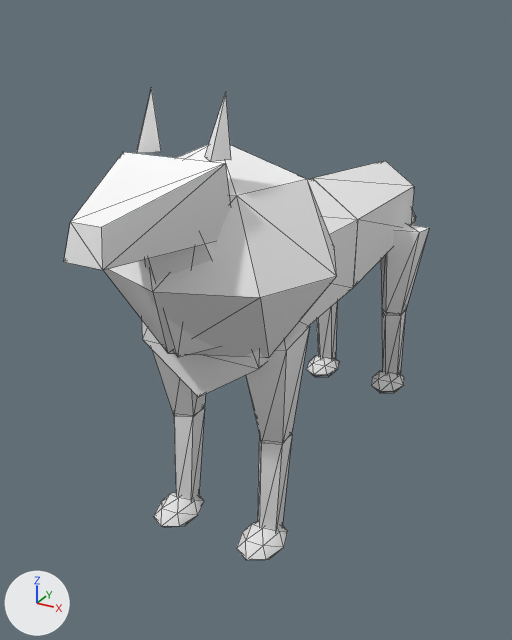
The glTF model client/public/assets/models/alpha_wolf.glb as it was, and as the next commit left it.
Before and after are seen from a 50 mm lens placed at (1.22, -2.71, 1.95), pointed at (-0.16, -0.19, 0.69). The lights are fixed; the arrows at lower left show +X, +Y and +Z. The picture after the commit comes second. Mesh edges are drawn as thin lines. Vertices at exactly the same position are counted once.

In view in the first picture: 'alpha_wolf'.
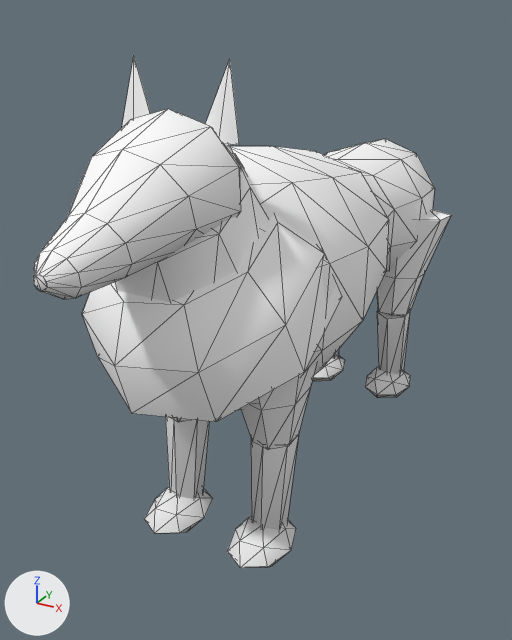
What changed in the scene script:
```text
Change me_alpha_wolf:
    remove me_alpha_wolf.from_pydata(...)  # 246 vertices, 414 faces; spans x -0.43..0.43, y -1.4..1.57, z 0.01..1.73
    add me_alpha_wolf.from_pydata(...)  # 453 vertices, 826 faces; spans x -0.43..0.4, y -1.56..1.57, z -0.01..1.82
    me_alpha_wolf part 1: the loose piece of 20 vertices spanning x 0.1..0.29, y -0.91..-0.65, z 0.01..0.11 is scaled about its middle by 1.35
    me_alpha_wolf part 2: the loose piece of 20 vertices spanning x 0.1..0.29, y 0.55..0.81, z 0.01..0.11 is scaled about its middle by 1.35
    me_alpha_wolf part 3: the loose piece of 20 vertices spanning x -0.29..-0.1, y -0.91..-0.65, z 0.01..0.11 is scaled about its middle by 1.35
    me_alpha_wolf part 4: the loose piece of 20 vertices spanning x -0.29..-0.1, y 0.55..0.81, z 0.01..0.11 is scaled about its middle by 1.35
    me_alpha_wolf part 5: the loose piece of 20 vertices spanning x -0.43..0.43, y -1.12..-0.34, z 0.78..1.56 is rebuilt with 27 vertices and now spans x -0.43..0.4, y -1.24..-0.34, z 0.76..1.44
    me_alpha_wolf part 6: the loose piece of 12 vertices spanning x -0.21..0.21, y -0.01..0.94, z 0.7..1.29 is rebuilt with 50 vertices and now spans x -0.33..0.33, y -0.07..1.08, z 0.68..1.4
    me_alpha_wolf part 7: the loose piece of 12 vertices spanning x -0.24..0.24, y -0.9..0.01, z 0.7..1.37 is rebuilt with 50 vertices and now spans x -0.4..0.4, y -1.1..0.07, z 0.55..1.53
    me_alpha_wolf part 8: the loose piece of 12 vertices spanning x -0.19..0.19, y -1.15..-0.55, z 0.9..1.5 is rebuilt with 16 vertices and now spans x -0.31..0.31, y -1.2..-0.43, z 0.8..1.53
    me_alpha_wolf part 9: the loose piece of 10 vertices spanning x 0.13..0.25, y -0.78..-0.62, z 0.06..0.49 is rebuilt with 12 vertices and now spans x 0.12..0.27, y -0.8..-0.59, z 0.05..0.5
    me_alpha_wolf part 10: the loose piece of 10 vertices spanning x 0.13..0.25, y 0.6..0.78, z 0.05..0.5 is rebuilt with 12 vertices and now spans x 0.12..0.27, y 0.57..0.8, z 0.05..0.5
    me_alpha_wolf part 11: the loose piece of 10 vertices spanning x 0.07..0.3, y -0.88..-0.58, z 0.48..0.94 is rebuilt with 21 vertices and now spans x 0.0..0.37, y -0.97..-0.49, z 0.48..1.02
    me_alpha_wolf part 12: the loose piece of 10 vertices spanning x -0.26..-0.14, y 0.6..0.78, z 0.05..0.5 is rebuilt with 12 vertices and now spans x -0.27..-0.12, y 0.57..0.8, z 0.05..0.5
    me_alpha_wolf part 13: the loose piece of 10 vertices spanning x 0.07..0.3, y 0.58..0.88, z 0.48..0.95 is rebuilt with 21 vertices and now spans x -0.03..0.4, y 0.49..0.97, z 0.48..1.03
    me_alpha_wolf part 14: the loose piece of 8 vertices spanning x -0.18..0.18, y -1.4..-0.92, z 1.31..1.55 is rebuilt with 60 vertices and now spans x -0.23..0.23, y -1.56..-0.82, z 1.27..1.69
    me_alpha_wolf part 15: a new loose piece of 21 vertices spanning x -0.39..-0.02, y -0.97..-0.49, z 0.48..1.02, in mat_palette
    me_alpha_wolf part 16: the loose piece of 4 vertices spanning x 0.08..0.17, y -0.99..-0.9, z 1.55..1.73 is deleted
    me_alpha_wolf part 17: the loose piece of 4 vertices spanning x -0.17..-0.08, y -0.99..-0.9, z 1.55..1.73 is deleted
    me_alpha_wolf part 18: 12 vertices removed from x -0.1..0.08, y 0.76..1.57, z 0.72..1.05; 25 vertices added at x -0.18..0.16, y 0.75..1.57, z 0.67..1.07
    me_alpha_wolf part 19: 19 vertices removed from x -0.32..-0.09, y -0.88..-0.58, z 0.06..0.94; 12 vertices added at x -0.27..-0.12, y -0.8..-0.59, z 0.05..0.5
    me_alpha_wolf part 20: 10 vertices added at x -0.21..0.21, y -0.97..-0.91, z 1.6..1.82
    other edits to the shape of me_alpha_wolf do not show in these pictures
```

Location of each change, [x1, y1, x2, y2] in pixels of the pictures (512 x 640 px; the box of a moved part takes in the faces that stretch with it):
'alpha_wolf', reshaped (14% wider, 8% taller)
    before: [64, 88, 429, 560]
    after: [33, 56, 451, 568]
part 1 of me_alpha_wolf, moved or reshaped
    before: [237, 522, 288, 560]
    after: [227, 517, 296, 568]
part 2 of me_alpha_wolf, moved or reshaped
    before: [371, 370, 404, 393]
    after: [365, 367, 410, 398]
part 3 of me_alpha_wolf, moved or reshaped
    before: [154, 492, 204, 527]
    after: [144, 488, 213, 534]
part 4 of me_alpha_wolf, moved or reshaped
    before: [307, 355, 339, 377]
    after: [312, 356, 345, 381]
part 5 of me_alpha_wolf, rebuilt
    before: [104, 144, 337, 358]
    after: [82, 213, 342, 422]
part 6 of me_alpha_wolf, rebuilt
    before: [313, 161, 414, 287]
    after: [324, 139, 435, 271]
part 7 of me_alpha_wolf, rebuilt
    before: [142, 178, 358, 397]
    after: [230, 146, 389, 410]
part 8 of me_alpha_wolf, rebuilt
    before: [142, 242, 215, 357]
    after: [115, 153, 269, 302]
part 9 of me_alpha_wolf, rebuilt (36% wider)
    before: [257, 433, 292, 531]
    after: [251, 434, 299, 530]
part 10 of me_alpha_wolf, rebuilt
    before: [382, 309, 406, 375]
    after: [377, 310, 410, 374]
part 11 of me_alpha_wolf, rebuilt
    before: [245, 321, 310, 444]
    after: [241, 365, 316, 450]
part 12 of me_alpha_wolf, rebuilt (mostly hidden afterwards)
    before: [316, 302, 337, 360]
    after: [332, 349, 339, 359]
part 13 of me_alpha_wolf, rebuilt
    before: [381, 224, 429, 314]
    after: [376, 210, 451, 315]
part 14 of me_alpha_wolf, rebuilt (24% wider, 61% taller)
    before: [64, 152, 231, 270]
    after: [33, 109, 241, 299]
part 15 of me_alpha_wolf, added (mostly hidden)
    after: [170, 417, 192, 422]
part 16 of me_alpha_wolf, deleted
    before: [205, 92, 231, 162]
part 17 of me_alpha_wolf, deleted
    before: [137, 88, 161, 153]
part 18 of me_alpha_wolf, built on (mostly hidden)
    before: [411, 210, 416, 224]
part 19 of me_alpha_wolf, moved or reshaped
    before: [152, 350, 206, 500]
    after: [166, 417, 209, 499]
part 20 of me_alpha_wolf, added
    after: [122, 56, 239, 145]
